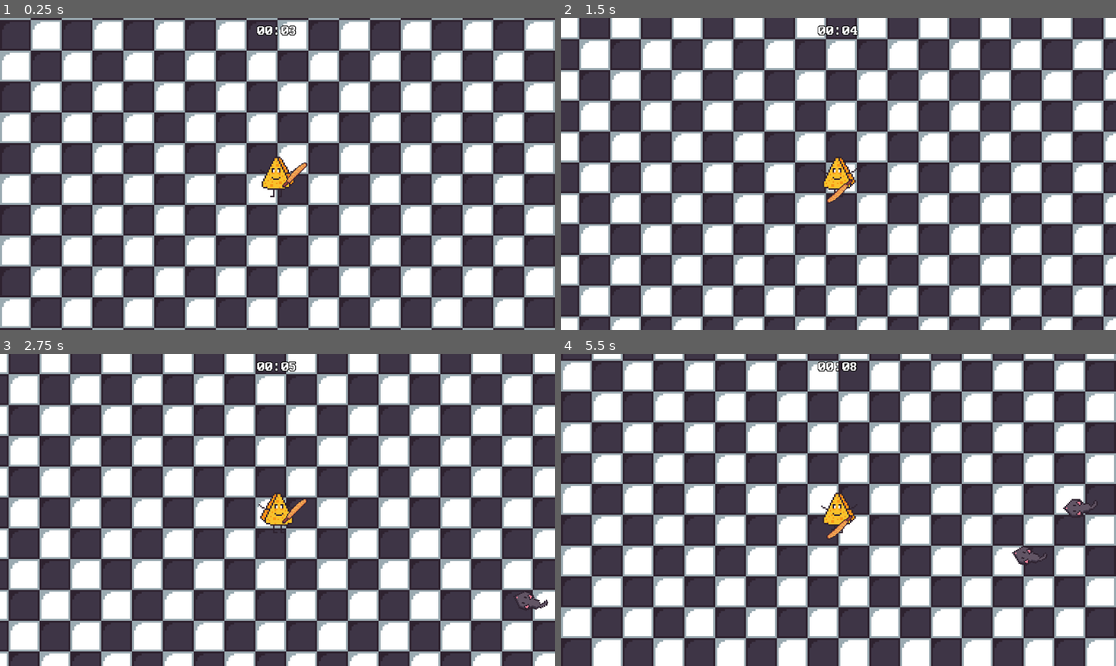
Above: before the commit, frames 1-4 (two rows, left to right).
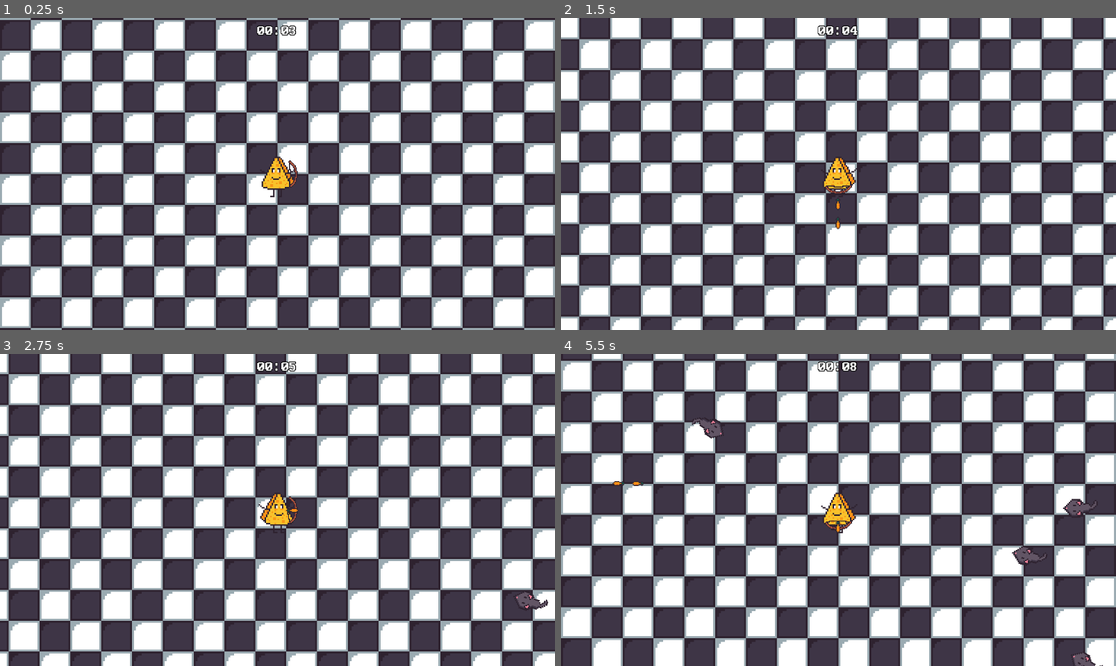
Above: after the commit, the same moments.

Repository: Fiss53/CheeseSurvivor
Game: Godot game, scene res://Scenes/MainScene.tscn
The game is run twice, just before and just after one commit, with the same random seed, the same clock (stepped at 60 frames per second) and the same inputs.
Inputs:
- Up to frame 1 (0.25 s): no input
- Up to frame 2 (1.5 s): tap Enter at 0.5 s; hold Right (ui_right) 0.53-1.28 s; hold Space (ui_attack) 0.53-1.28 s; hold Down (ui_down) from 1.28 s (still down); tap Space (ui_attack) at 1.35 s
- Up to frame 3 (2.75 s): release Down (ui_down) at 2.03 s; hold Right (ui_right) from 2.03 s (still down); hold Space (ui_attack) from 2.03 s (still down)
- Up to frame 4 (5.5 s): release Right (ui_right) at 2.78 s; release Space (ui_attack) at 2.78 s; hold Up (ui_up) 2.78-3.53 s; tap Space (ui_attack) at 2.85, 4.35 s; hold Space (ui_attack) 3.53-4.28 s; hold Left (ui_left) 3.53-5.03 s; hold Down (ui_down) from 5.03 s (still down); hold Space (ui_attack) from 5.03 s (still down)

The runs differ from the first frame. In frame 1, 0.1% of the frame differs, in the area x 50-56%, y 45-55%; in frame 2, 0.2%; in frame 3, 0.1%; in frame 4, 0.5%, in the area x 9-98%, y 20-100%.

Commit message:
Lancer des carottes avec l'arc

Diff:
--- /dev/null
+++ b/Prefabs/Weapons/CarotArrow.tscn
@@ -0,0 +1,25 @@
+[gd_scene load_steps=4 format=3 uid="uid://dmy31nadcwu2g"]
+
+[ext_resource type="Texture2D" uid="uid://11dinougu5lr" path="res://Assets/FlecheCarotte.png" id="1_1nya0"]
+[ext_resource type="Script" path="res://Scripts/CarotArrow.gd" id="1_l5qjw"]
+
+[sub_resource type="RectangleShape2D" id="RectangleShape2D_s8hp0"]
+size = Vector2(26, 10)
+
+[node name="CarotArrow" type="Node2D"]
+script = ExtResource("1_l5qjw")
+
+[node name="Sprite2D" type="Sprite2D" parent="."]
+texture_filter = 1
+position = Vector2(2.08165e-12, 2.08165e-12)
+scale = Vector2(2, 2)
+texture = ExtResource("1_1nya0")
+
+[node name="Area2D" type="Area2D" parent="."]
+
+[node name="CollisionShape2D" type="CollisionShape2D" parent="Area2D"]
+position = Vector2(1, 1)
+shape = SubResource("RectangleShape2D_s8hp0")
+
+[connection signal="area_entered" from="Area2D" to="." method="_on_area_2d_area_entered"]
+[connection signal="body_entered" from="Area2D" to="." method="_collision"]
--- /dev/null
+++ b/Prefabs/Weapons/CarotBow.tscn
@@ -0,0 +1,153 @@
+[gd_scene load_steps=22 format=3 uid="uid://dvo1j8asytdrh"]
+
+[ext_resource type="Script" path="res://Scripts/CarotBow.gd" id="1_kbvfv"]
+[ext_resource type="Texture2D" uid="uid://b6hooh2noctxf" path="res://Assets/final_arc.png" id="2_geind"]
+[ext_resource type="Texture2D" uid="uid://3yimetmg2n1p" path="res://Assets/arc_animation.png" id="4_701ih"]
+[ext_resource type="PackedScene" uid="uid://dmy31nadcwu2g" path="res://Prefabs/Weapons/CarotArrow.tscn" id="6_exanj"]
+
+[sub_resource type="AtlasTexture" id="AtlasTexture_th6x1"]
+atlas = ExtResource("4_701ih")
+region = Rect2(0, 0, 32, 32)
+
+[sub_resource type="AtlasTexture" id="AtlasTexture_b1nwi"]
+atlas = ExtResource("4_701ih")
+region = Rect2(32, 0, 32, 32)
+
+[sub_resource type="AtlasTexture" id="AtlasTexture_rkl7s"]
+atlas = ExtResource("4_701ih")
+region = Rect2(64, 0, 32, 32)
+
+[sub_resource type="AtlasTexture" id="AtlasTexture_5d5en"]
+atlas = ExtResource("4_701ih")
+region = Rect2(96, 0, 32, 32)
+
+[sub_resource type="AtlasTexture" id="AtlasTexture_y0uid"]
+atlas = ExtResource("4_701ih")
+region = Rect2(128, 0, 32, 32)
+
+[sub_resource type="AtlasTexture" id="AtlasTexture_0h4e5"]
+atlas = ExtResource("4_701ih")
+region = Rect2(160, 0, 32, 32)
+
+[sub_resource type="AtlasTexture" id="AtlasTexture_jhomr"]
+atlas = ExtResource("4_701ih")
+region = Rect2(192, 0, 32, 32)
+
+[sub_resource type="AtlasTexture" id="AtlasTexture_id11d"]
+atlas = ExtResource("4_701ih")
+region = Rect2(224, 0, 32, 32)
+
+[sub_resource type="AtlasTexture" id="AtlasTexture_vmvb1"]
+atlas = ExtResource("4_701ih")
+region = Rect2(256, 0, 32, 32)
+
+[sub_resource type="AtlasTexture" id="AtlasTexture_arepx"]
+atlas = ExtResource("4_701ih")
+region = Rect2(288, 0, 32, 32)
+
+[sub_resource type="AtlasTexture" id="AtlasTexture_gsejd"]
+atlas = ExtResource("4_701ih")
+region = Rect2(320, 0, 32, 32)
+
+[sub_resource type="AtlasTexture" id="AtlasTexture_fr0gu"]
+atlas = ExtResource("4_701ih")
+region = Rect2(352, 0, 32, 32)
+
+[sub_resource type="AtlasTexture" id="AtlasTexture_0ttwm"]
+atlas = ExtResource("4_701ih")
+region = Rect2(384, 0, 32, 32)
+
+[sub_resource type="AtlasTexture" id="AtlasTexture_0lvgr"]
+atlas = ExtResource("4_701ih")
+region = Rect2(416, 0, 32, 32)
+
+[sub_resource type="AtlasTexture" id="AtlasTexture_wfkk3"]
+atlas = ExtResource("4_701ih")
+region = Rect2(448, 0, 32, 32)
+
+[sub_resource type="AtlasTexture" id="AtlasTexture_o16ew"]
+atlas = ExtResource("4_701ih")
+region = Rect2(480, 0, 32, 32)
+
+[sub_resource type="SpriteFrames" id="SpriteFrames_6bykq"]
+animations = [{
+"frames": [{
+"duration": 1.0,
+"texture": SubResource("AtlasTexture_th6x1")
+}, {
+"duration": 1.0,
+"texture": SubResource("AtlasTexture_b1nwi")
+}, {
+"duration": 1.0,
+"texture": SubResource("AtlasTexture_rkl7s")
+}, {
+"duration": 1.0,
+"texture": SubResource("AtlasTexture_5d5en")
+}, {
+"duration": 1.0,
+"texture": SubResource("AtlasTexture_y0uid")
+}, {
+"duration": 1.0,
+"texture": SubResource("AtlasTexture_0h4e5")
+}, {
+"duration": 1.0,
+"texture": SubResource("AtlasTexture_jhomr")
+}, {
+"duration": 1.0,
+"texture": SubResource("AtlasTexture_id11d")
+}, {
+"duration": 1.0,
+"texture": SubResource("AtlasTexture_vmvb1")
+}, {
+"duration": 1.0,
+"texture": SubResource("AtlasTexture_arepx")
+}, {
+"duration": 1.0,
+"texture": SubResource("AtlasTexture_gsejd")
+}, {
+"duration": 1.0,
+"texture": SubResource("AtlasTexture_fr0gu")
+}, {
+"duration": 1.0,
+"texture": SubResource("AtlasTexture_0ttwm")
+}, {
+"duration": 1.0,
+"texture": SubResource("AtlasTexture_0lvgr")
+}, {
+"duration": 1.0,
+"texture": SubResource("AtlasTexture_wfkk3")
+}, {
+"duration": 1.0,
+"texture": SubResource("AtlasTexture_o16ew")
+}],
+"loop": true,
+"name": &"attack",
+"speed": 120.0
+}, {
+"frames": [{
+"duration": 1.0,
+"texture": ExtResource("2_geind")
+}],
+"loop": true,
+"name": &"idle",
+"speed": 120.0
+}]
+
+[node name="CarotBow" type="Node2D"]
+script = ExtResource("1_kbvfv")
+
+[node name="Sprite2D" type="Sprite2D" parent="."]
+visible = false
+texture_filter = 1
+scale = Vector2(2, 2)
+texture = ExtResource("2_geind")
+
+[node name="AnimatedSprite2D" type="AnimatedSprite2D" parent="."]
+texture_filter = 1
+scale = Vector2(2, 2)
+sprite_frames = SubResource("SpriteFrames_6bykq")
+animation = &"idle"
+frame_progress = 1.0
+
+[node name="CarotArrow" parent="." instance=ExtResource("6_exanj")]
+visible = false
--- a/Scenes/MainScene.tscn
+++ b/Scenes/MainScene.tscn
@@ -1,12 +1,13 @@
-[gd_scene load_steps=29 format=3 uid="uid://8srdgtfdfh0p"]
+[gd_scene load_steps=32 format=3 uid="uid://8srdgtfdfh0p"]
 
 [ext_resource type="Texture2D" uid="uid://cxluyoj2g4se8" path="res://Assets/tilesetv1.png" id="1_0mx58"]
 [ext_resource type="Script" path="res://Scripts/Player.gd" id="1_72qwc"]
 [ext_resource type="Texture2D" uid="uid://ds7ovdjey2pi4" path="res://Assets/CharacterSheet.png" id="2_48xf5"]
 [ext_resource type="FontFile" uid="uid://cw5l03t1e0nu8" path="res://Fonts/AcPlus_IBM_BIOS.ttf" id="3_cev2e"]
 [ext_resource type="Script" path="res://Scripts/EnnemyPool.gd" id="3_v0ycr"]
-[ext_resource type="PackedScene" uid="uid://bqomsa8qaxu1k" path="res://Prefabs/Weapons/BaguetteSword.tscn" id="5_rq75v"]
 [ext_resource type="Script" path="res://Scripts/TimeLabel.gd" id="5_wd5px"]
+[ext_resource type="PackedScene" uid="uid://dvo1j8asytdrh" path="res://Prefabs/Weapons/CarotBow.tscn" id="7_mipgg"]
+[ext_resource type="Script" path="res://Scripts/Bounds.gd" id="8_t6rl2"]
 
 [sub_resource type="TileMapPattern" id="TileMapPattern_samy0"]
 tile_data = PackedInt32Array(0, 65536, 0, 65536, 0, 0, 1, 0, 0, 65537, 65536, 0)
@@ -186,6 +187,12 @@
 font_size = 20
 outline_size = 5
 outline_color = Color(0, 0, 0, 1)
+
+[sub_resource type="RectangleShape2D" id="RectangleShape2D_s38r5"]
+size = Vector2(332, 5618)
+
+[sub_resource type="RectangleShape2D" id="RectangleShape2D_6y2p4"]
+size = Vector2(8522, 325)
 
 [node name="MainScene" type="Node2D"]
 
@@ -230,6 +237,27 @@
 vertical_alignment = 1
 script = ExtResource("5_wd5px")
 
-[node name="Weapon" parent="Player" instance=ExtResource("5_rq75v")]
-texture_filter = 1
-position = Vector2(38, 0)
+[node name="Weapon" parent="Player" instance=ExtResource("7_mipgg")]
+position = Vector2(38, 2.08165e-12)
+
+[node name="EnnemyPool2" type="Node2D" parent="."]
+script = ExtResource("3_v0ycr")
+
+[node name="Bounds" type="Area2D" parent="."]
+script = ExtResource("8_t6rl2")
+
+[node name="CollisionShape2D" type="CollisionShape2D" parent="Bounds"]
+position = Vector2(-4156, -183)
+shape = SubResource("RectangleShape2D_s38r5")
+
+[node name="CollisionShape2D2" type="CollisionShape2D" parent="Bounds"]
+position = Vector2(4338, -109)
+shape = SubResource("RectangleShape2D_s38r5")
+
+[node name="CollisionShape2D3" type="CollisionShape2D" parent="Bounds"]
+position = Vector2(200, -2811)
+shape = SubResource("RectangleShape2D_6y2p4")
+
+[node name="CollisionShape2D4" type="CollisionShape2D" parent="Bounds"]
+position = Vector2(174, 2444)
+shape = SubResource("RectangleShape2D_6y2p4")
--- a/Scripts/BaguetteSword.gd
+++ b/Scripts/BaguetteSword.gd
@@ -61,8 +61,5 @@
 func _collision(body):
 	if is_attacking:
 		if 'type_' in body:
-			var type_element = body.type_
-			if type_element == 'enemy':
+			if body.type_ == 'enemy':
 				body.attack(damage)
-	else:
-		pass
--- /dev/null
+++ b/Scripts/Bounds.gd
@@ -0,0 +1,3 @@
+extends Area2D
+
+var type_ = "bounds"
--- /dev/null
+++ b/Scripts/CarotArrow.gd
@@ -0,0 +1,70 @@
+extends Node2D
+
+var nb_pixels_bow = 16.0
+var nb_frames = 16.0
+var nb_fps = 210.0
+var speed
+var is_attacking = false
+var damage = 50
+
+var last_player_direction
+
+static var pos_left = Vector2(-18, 0)
+static var pos_right = Vector2(18, 0)
+static var pos_up = Vector2(0, -18)
+static var pos_down = Vector2(0, 18)
+
+static var rot_up = -PI/2
+static var rot_down = PI/2
+static var rot_left = PI
+static var rot_right = 0
+
+func _ready():
+	speed = (nb_pixels_bow * $Sprite2D.scale.x) / (nb_frames / nb_fps)
+
+
+func initialize(last_player_direction, bow_position):
+	self.last_player_direction = last_player_direction
+	match(last_player_direction):
+		Vector2.UP:
+			position = bow_position + pos_up
+			rotation = rot_up
+		Vector2.DOWN:
+			position = bow_position + pos_down
+			rotation = rot_down
+		Vector2.LEFT:
+			position = bow_position + pos_left
+			rotation = rot_left
+		Vector2.RIGHT:
+			position = bow_position + pos_right
+			rotation = rot_right
+
+	attack()
+
+
+func _process(delta):
+	match(last_player_direction):
+		Vector2.UP:
+			position.y -= speed * delta
+		Vector2.DOWN:
+			position.y += speed * delta
+		Vector2.LEFT:
+			position.x -= speed * delta
+		Vector2.RIGHT:
+			position.x += speed * delta
+
+
+func attack():
+	is_attacking = true
+
+func _collision(body):
+	if is_attacking:
+		if "type_" in body:
+			if body.type_ == "enemy":
+				body.attack(damage)
+				queue_free()
+
+func _on_area_2d_area_entered(area):
+	if "type_" in area:
+		if area.type_ == "bounds":
+			queue_free()
--- /dev/null
+++ b/Scripts/CarotBow.gd
@@ -0,0 +1,58 @@
+extends Node2D
+
+static var attack_elapsed_time = 0
+static var is_attacking = false
+static var nb_fps = 210.0
+static var nb_frames = 16.0
+static var anim_duration
+
+static var pos_left = Vector2(-38, 0)
+static var pos_right = Vector2(38, 0)
+static var pos_up = Vector2(0, -38)
+static var pos_down = Vector2(0, 38)
+
+static var rot_up = -PI/2
+static var rot_down = PI/2
+static var rot_left = PI
+static var rot_right = 0
+
+func _ready():
+	# TODO: vérifier pour il faut diviser par scale
+	anim_duration = nb_frames / (nb_fps * $AnimatedSprite2D.scale.x)
+
+func _process(delta):
+	if is_attacking:
+		attack_elapsed_time += delta
+		if attack_elapsed_time >= anim_duration:
+			attack_elapsed_time = 0
+			$AnimatedSprite2D.play("idle")
+
+			var prefab_carrot_arrow = preload("res://Prefabs/Weapons/CarotArrow.tscn")
+			var carrot_arrow = prefab_carrot_arrow.instantiate()
+			get_node("/root/MainScene").add_child(carrot_arrow)
+			carrot_arrow.initialize($"..".last_direction, global_position)
+			is_attacking = false
+
+	if Input.is_action_pressed("ui_attack"):
+		attack()
+
+func orientate():
+	var player = get_parent()
+	match(player.last_direction):
+		Vector2.LEFT:
+			position = pos_left
+			rotation = rot_left
+		Vector2.RIGHT:
+			position = pos_right
+			rotation = rot_right
+		Vector2.UP:
+			position = pos_up
+			rotation = rot_up
+		Vector2.DOWN:
+			position = pos_down
+			rotation = rot_down
+
+func attack():
+	is_attacking = true
+	attack_elapsed_time = 0
+	$AnimatedSprite2D.play("attack")
Not shown: 1 places in Prefabs/Weapons/BaguetteSword.tscn that only renumber resources
